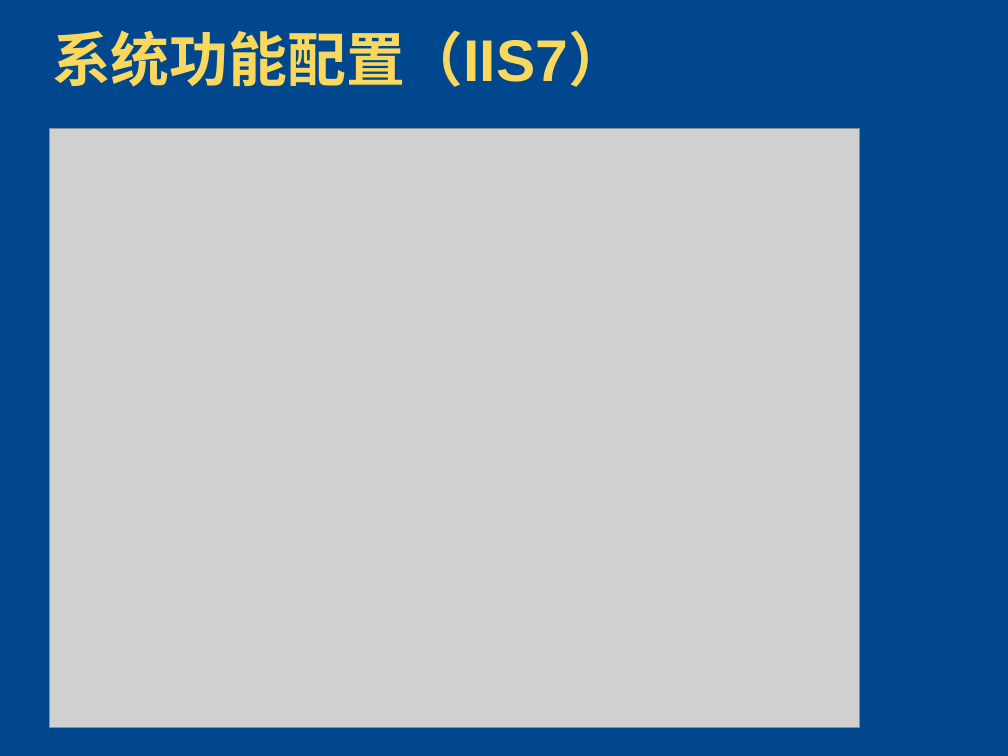
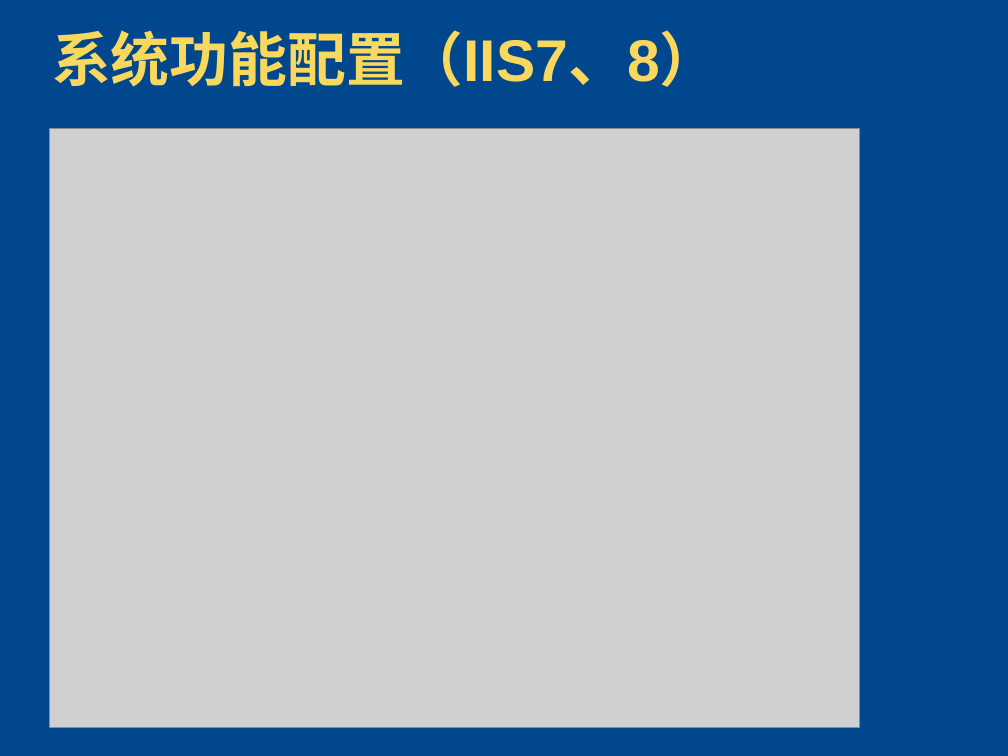
Before and after one commit to zhshen/AK47Documents, a slide deck: slide 6 of 平台开发培训/01-MCS.Framework Dev-Environment.pptx (slide 5 before the commit). Drawn at 1008x756 pixels with LibreOffice and Linux fonts; fonts in the diff are those of the drawing; grey boxes stand for pictures; background and template pictures are left out. Boxes give left, top, right and bottom in pixels: in the first picture for what was removed or moved away, otherwise in the second. Text is boxed around its words. In the diff, an @@ line names an element or a change of style, - is before the commit and + after.

Commit message:
调整配置文档的一些示例。按照最新的版本来配置。

```diff
--- a/平台开发培训/01-MCS.Framework Dev-Environment.pptx
+++ b/平台开发培训/01-MCS.Framework Dev-Environment.pptx
@@ title at bbox=[52, 30, 719, 87]: text changed @@
-系统功能配置（IIS7）
+系统功能配置（IIS7、8）
```
Also in this commit, not shown: 8 other slides changed, 8 slides added.
